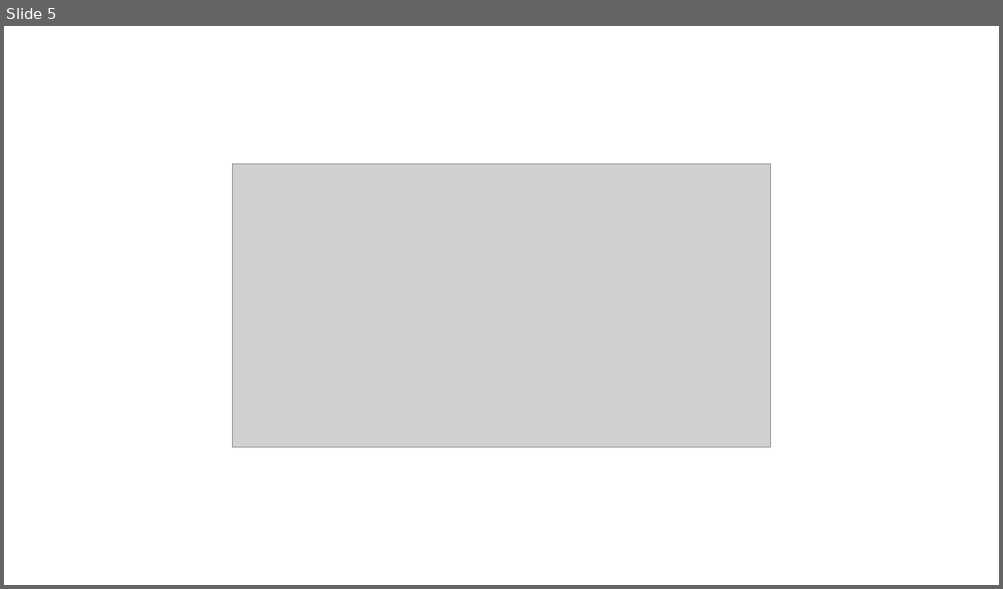
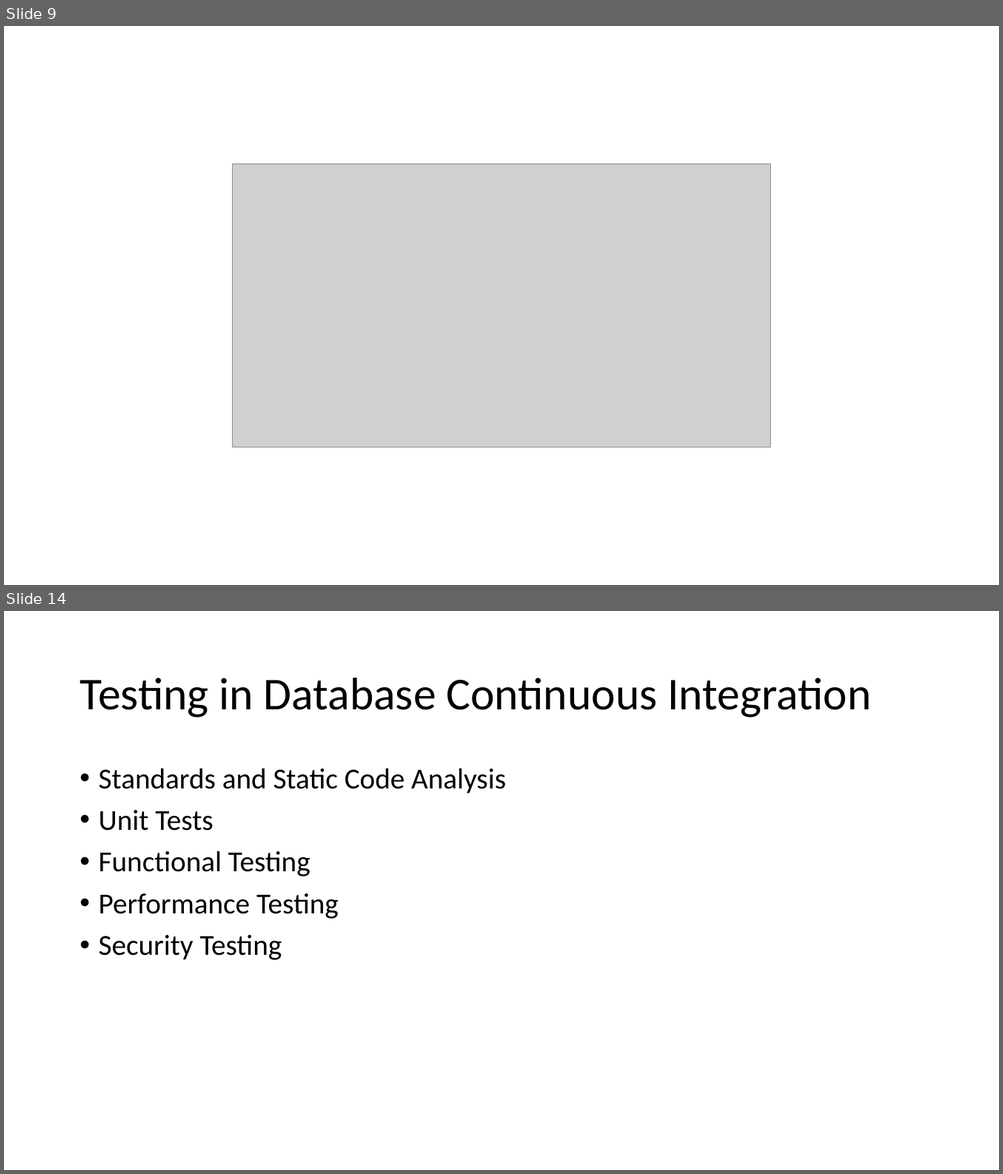
Before and after one commit to way0utwest/DatabaseDevOpsMS, a slide deck: Section 2 - Getting DevOps into Development/VCS.pptx. Shown one above the other, each under a label of ours: slide 5 before the commit, slides 9 and 14 after it; the slides between them are not shown. The pictures are 1003x589 and 1003x1174 pixels, drawn with LibreOffice and Linux fonts; fonts in the diff are those of the drawing; grey boxes stand for pictures. Boxes give left, top, right and bottom in pixels: in the first picture for what was removed or moved away, otherwise in the second. Text is boxed around its words. In the diff, an @@ line names an element or a change of style, - is before the commit and + after.

```diff
--- a/Section 2 - Getting DevOps into Development/VCS.pptx
+++ b/Section 2 - Getting DevOps into Development/VCS.pptx
@@ slide 14 added at <box>4,611,999,1170</box>, background #FFFFFF @@
@@ title added at <box>79,678,871,718</box>, 44 pt, text #000000 @@
+Testing in Database Continuous Integration
@@ text added at <box>99,768,506,960</box>, 28 pt, text #000000 @@
+• Standards and Static Code Analysis
+• Unit Tests
+• Functional Testing
+• Performance Testing
+• Security Testing
@@ what was slide 5 is now slide 9 @@
```
Also in this commit, not shown: 11 other slides added, 4 other files.
